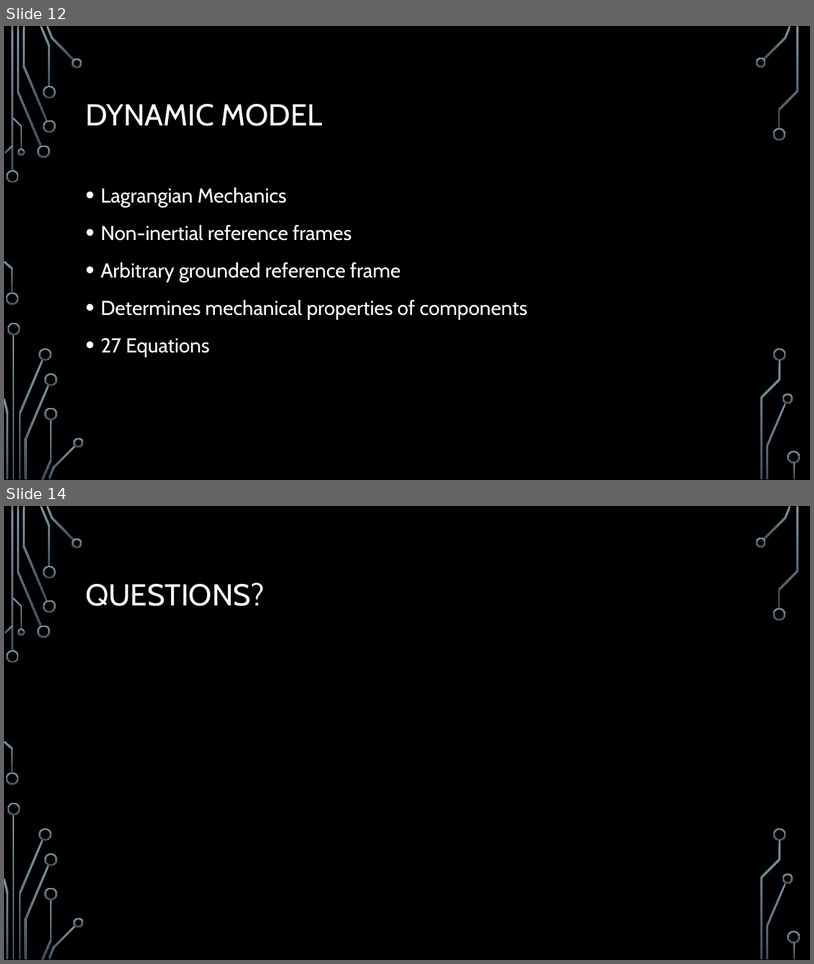
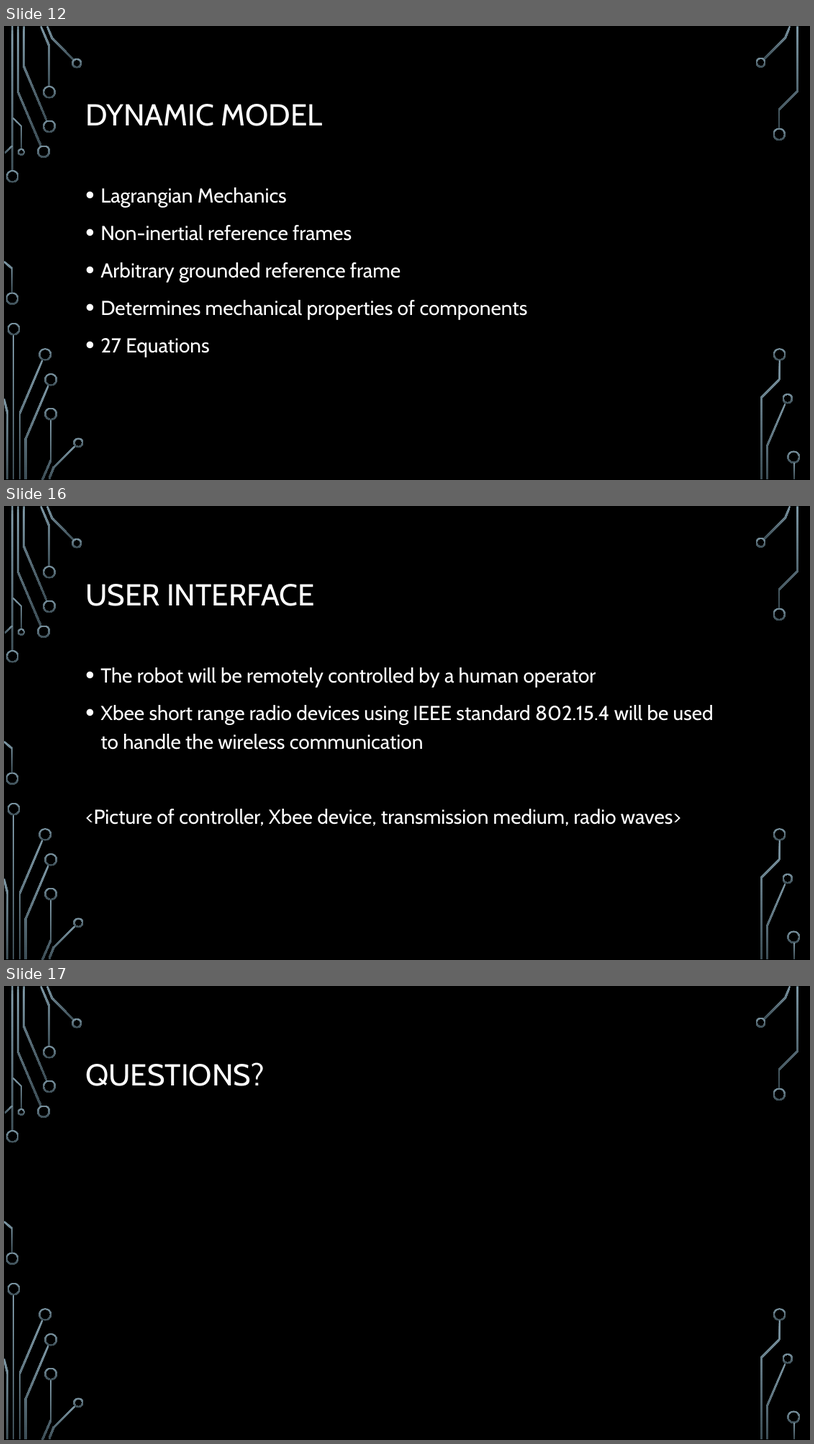
Before and after one commit to Logiant/AgileRoboticControls, a slide deck: Design Powerpoint.pptx. Shown one above the other, each under a label of ours: slides 12 and 14 before the commit, slides 12, 16 and 17 after it; the slides between them are not shown. The pictures are 814x964 and 814x1444 pixels, drawn with LibreOffice and Linux fonts; fonts in the diff are those of the drawing; background and template pictures are left out. Boxes give left, top, right and bottom in pixels: in the first picture for what was removed or moved away, otherwise in the second. Text is boxed around its words. In the diff, an @@ line names an element or a change of style, - is before the commit and + after.

```diff
--- a/Design Powerpoint.pptx
+++ b/Design Powerpoint.pptx
@@ slide 16 added at [4, 506, 810, 960], background picture (left out); not listed: 36 template elements that a slide beside it also shows @@
@@ title added at [85, 584, 315, 606], 36 pt, text #FFFFFF @@
+USER INTERFACE
@@ text added at [85, 667, 714, 826], 24 pt, text #FFFFFF @@
+• The robot will be remotely controlled by a human operator
+• Xbee short range radio devices using IEEE standard 802.15.4 will be used to handle the wireless communication
+<Picture of controller, Xbee device, transmission medium, radio waves>
@@ what was slide 14 is now slide 17 @@
```
Also in this commit, not shown: 3 other slides added, 1 slide removed, 2 other files.
